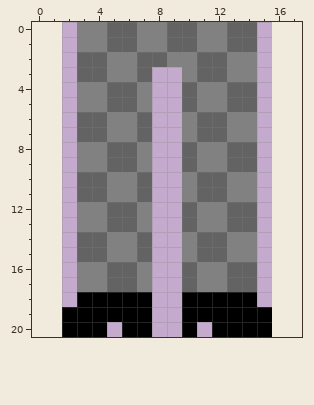
One commit to this pixel-art sprite: Assets/Sprites/characters/pants/pants_suit.png. Above: the version before the commit.
The file is 14x21 pixels. Pixels under 10% opacity are left out. Colours within 5 levels of each other are drawn and written as one. The old version is drawn lined up with the new one, on the new canvas.
Now the later version:
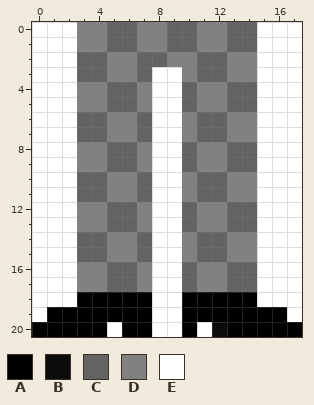
Palette (. is transparent): A #000000  B #0b0b0b  C #636363  D #818181  E #ffffff
Change:
canvas 14x21 -> 18x21, the old top-left corner now at 2,0
The author put colour A in row 19 at x 1 and 16; in row 20 at x 0 to 1 and 16 to 17.
Colour A becomes colour B in row 20 at x 12.
The author put colour E in rows 0 to 2 at x 0 to 2 and 15 to 17; in rows 3 to 18 at x 0 to 2, 8 to 9 and 15 to 17; in row 19 at x 0, 8 to 9 and 17; in row 20 at x 5, 8 to 9 and 11.
